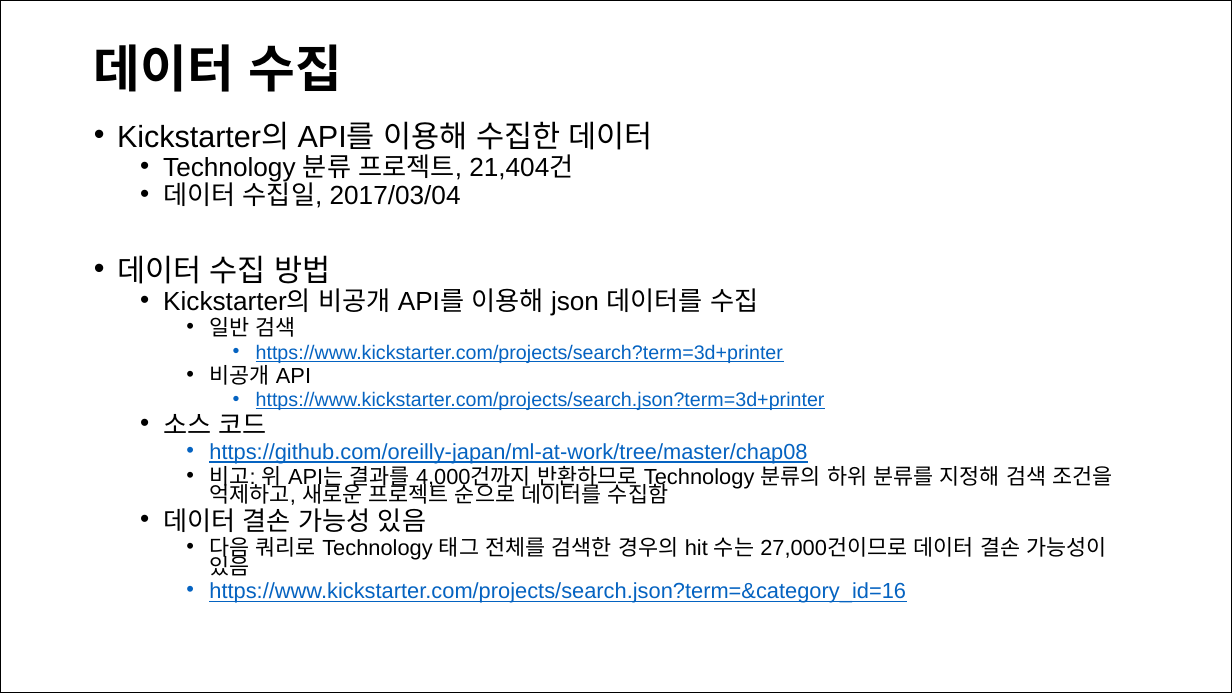
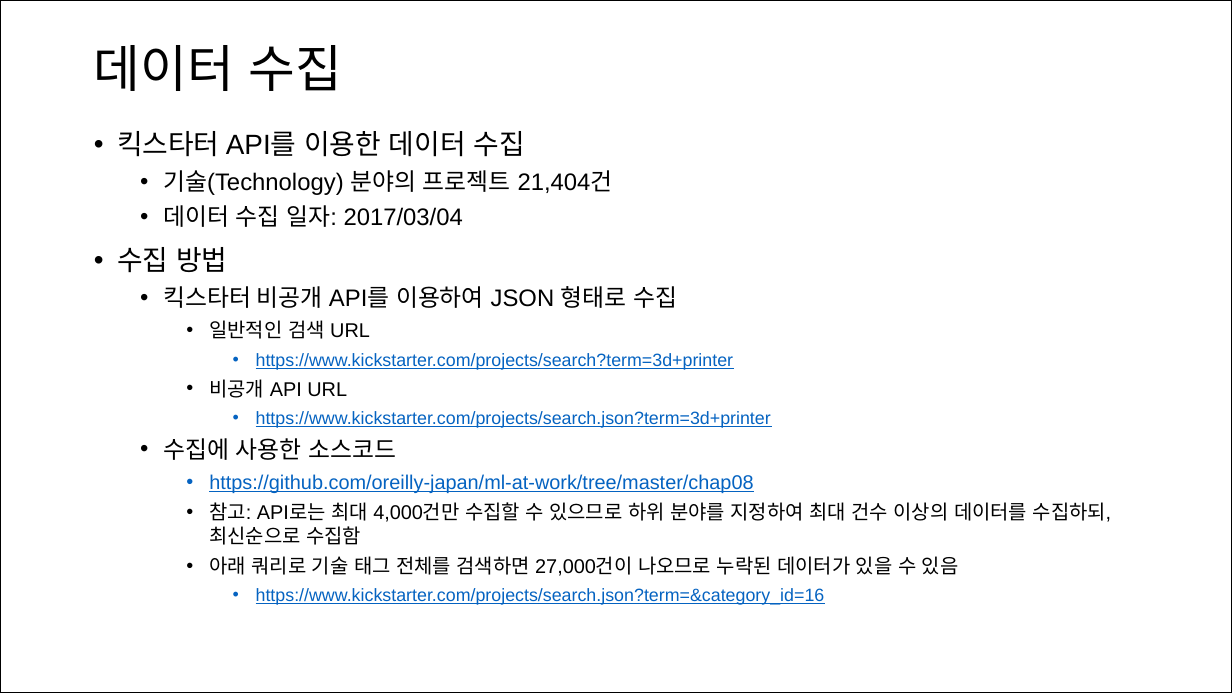
Before and after one commit to oreilly-japan/ml-at-work, a slide deck: slide 2 of chap09/kickstarter_slide.pptx. Drawn at 1232x693 pixels with LibreOffice and Linux fonts; fonts in the diff are those of the drawing. Boxes give left, top, right and bottom in pixels: in the first picture for what was removed or moved away, otherwise in the second. Text is boxed around its words. In the diff, an @@ line names an element or a change of style, - is before the commit and + after.

```diff
--- a/chap09/kickstarter_slide.pptx
+++ b/chap09/kickstarter_slide.pptx
@@ title "데이터 수집" at box(94, 45, 342, 91): bold off @@
@@ text at box(117, 131, 677, 339): text changed; size 20.4 to 18.6 pt @@
-• Kickstarter의 API를 이용해 수집한 데이터
-  • Technology 분류 프로젝트, 21,404건
-  • 데이터 수집일, 2017/03/04
-• 데이터 수집 방법
-  • Kickstarter의 비공개 API를 이용해 json 데이터를 수집
-    • 일반 검색
+• 킥스타터 API를 이용한 데이터 수집
+  • 기술(Technology) 분야의 프로젝트 21,404건
+  • 데이터 수집 일자: 2017/03/04
+• 수집 방법
+  • 킥스타터 비공개 API를 이용하여 JSON 형태로 수집
+    • 일반적인 검색 URL
@@ text at box(209, 353, 825, 605): size 15.3 to 13.9 pt in "https://www.kickstarter.com/projects/search?term=3d+printer", "https://www.kickstarter.com/projects/search.json?term=3d+pri ..."; size 17 to 15.5 pt in "https://github.com/oreilly-japan/ml-at-work/tree/master/chap ..."; size 17 to 13.9 pt in "https://www.kickstarter.com/projects/search.json?term=&categ ..."; line spacing 0.7 to 1; list level 3 to 4 in "https://www.kickstarter.com/projects/search.json?term=&categ ..." @@
@@ text at box(209, 379, 347, 398): text changed; size 17 to 15.5 pt @@
-    • 비공개 API
+    • 비공개 API URL
@@ text at box(163, 438, 396, 460): text changed; size 20.4 to 18.6 pt @@
-  • 소스 코드
+  • 수집에 사용한 소스코드
@@ text at box(209, 502, 1111, 576): text changed; size 17 to 15.5 pt @@
-    • 비고: 위 API는 결과를 4,000건까지 반환하므로 Technology 분류의 하위 분류를 지정해 검색 조건을 억제하고, 새로운 프로젝트 순으로 데이터를 수집함
-  • 데이터 결손 가능성 있음
-    • 다음 쿼리로 Technology 태그 전체를 검색한 경우의 hit 수는 27,000건이므로 데이터 결손 가능성이 있음
+    • 참고: API로는 최대 4,000건만 수집할 수 있으므로 하위 분야를 지정하여 최대 건수 이상의 데이터를 수집하되, 최신순으로 수집함
+    • 아래 쿼리로 기술 태그 전체를 검색하면 27,000건이 나오므로 누락된 데이터가 있을 수 있음
```
Also in this commit, not shown: 12 other slides changed, 6 slides added, 6 slides removed, 8 other files.
